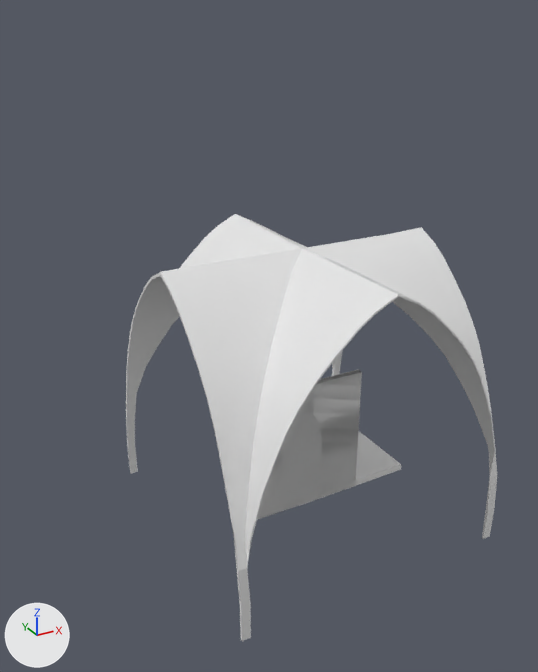
A saved change to the Blender file Assests/Scenes/GothidChurch.blend.
The view is the same before and after, from a camera (50 mm lens) standing at (-9.8, -16.0, 13.8) and looking at (0.5, 2.7, 4.4). The lights are fixed; the arrows at lower left show +X, +Y and +Z.

In view in the first picture: 'Church Floor 4x4x0.2', 'Church Vault 8x8', 'Church Wall 4x4x0.2', 'Church Window 4x4x0.2'.
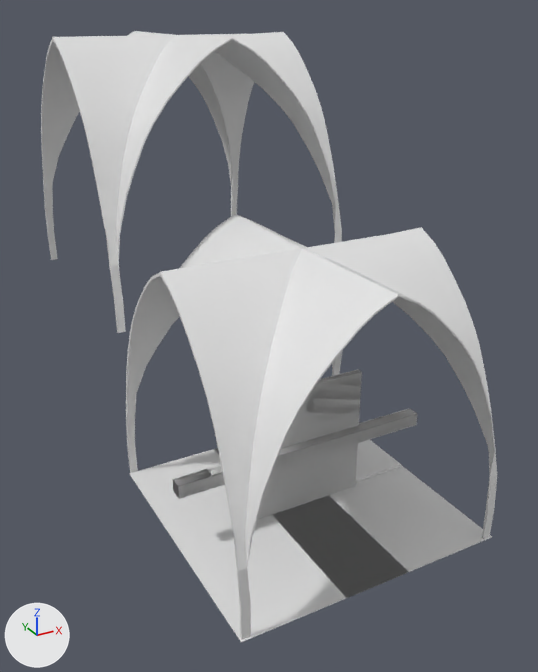
Commit message: Making Linked Blender Files into Proxy. Have issues with church vault.

What differs and where, as boxes [x1, y1, x2, y2] in the pictures (538 x 672 px):
'Church Vault 8x8_proxy', added
    after: [41, 31, 342, 333]
'Church Floor 4x4x0.2_proxy', added
    after: [129, 449, 492, 642]
'Church Floor 2x4x0.2_proxy', added
    after: [214, 448, 408, 598]
'Church Front Door 4x4x0.2_proxy', added
    after: [173, 409, 417, 499]
'Church Corner 1x4x0.2_proxy', added
    after: [294, 503, 386, 588]
'Church Window 4x4x0.2_proxy', added
    after: [173, 409, 417, 498]
'Church Floor 2x2x0.2_proxy', added
    after: [272, 495, 345, 531]
'Church Window 4x4x0.2', unchanged, covered by the edit
    before: [257, 369, 362, 519]
    after: [258, 370, 362, 518]

Diff of the bpy script that builds the scene:
```diff
--- a/Assests/Scenes/GothidChurch.blend.py
+++ b/Assests/Scenes/GothidChurch.blend.py
@@ ob_church_corner_1x4x0_2_proxy @@
+ob_church_corner_1x4x0_2_proxy = bpy.data.objects.new('Church Corner 1x4x0.2_proxy', me_cube_015)  # a box spanning x -1.0..1.0, y -1.0..1.0, z -1.0..1.0; in mat_material_015 (white #e7e7e7)
+ob_church_corner_1x4x0_2_proxy.location = (0.0, 0.0, 0.0)
+ob_church_corner_1x4x0_2_proxy.scale = (0.25, 4.0, 0.01)
@@ ob_church_floor_2x2x0_2_proxy @@
+ob_church_floor_2x2x0_2_proxy = bpy.data.objects.new('Church Floor 2x2x0.2_proxy', me_cube_014)  # a box spanning x -1.0..1.0, y -1.0..1.0, z -1.0..1.0; in mat_material_014 (white #e7e7e7)
+ob_church_floor_2x2x0_2_proxy.location = (0.0, 0.0, 0.0)
+ob_church_floor_2x2x0_2_proxy.scale = (1.0, 1.0, 0.01)
@@ ob_church_floor_2x4x0_2_proxy @@
+ob_church_floor_2x4x0_2_proxy = bpy.data.objects.new('Church Floor 2x4x0.2_proxy', me_cube_013)  # a box spanning x -1.0..1.0, y -1.0..1.0, z -1.0..1.0; in mat_material_013 (white #e7e7e7)
+ob_church_floor_2x4x0_2_proxy.location = (0.0, 0.0, 0.0)
+ob_church_floor_2x4x0_2_proxy.scale = (1.0, 4.0, 0.01)
@@ ob_church_floor_4x4x0_2_proxy @@
+ob_church_floor_4x4x0_2_proxy = bpy.data.objects.new('Church Floor 4x4x0.2_proxy', me_cube_012)  # a box spanning x -1.0..1.0, y -1.0..1.0, z -1.0..1.0; in mat_material_012 (white #e7e7e7)
+ob_church_floor_4x4x0_2_proxy.location = (0.0, 0.0, 0.0)
+ob_church_floor_4x4x0_2_proxy.scale = (4.0, 4.0, 0.01)
@@ ob_church_front_door_4x4x0_2_proxy @@
+ob_church_front_door_4x4x0_2_proxy = bpy.data.objects.new('Church Front Door 4x4x0.2_proxy', me_cube_011)  # a box spanning x -1.0..1.0, y -1.0..1.0, z -1.0..1.0; in mat_material_011 (white #e7e7e7)
+ob_church_front_door_4x4x0_2_proxy.location = (0.0, -0.2, 2.01)
+ob_church_front_door_4x4x0_2_proxy.rotation_euler = (-3.142, 0.0, 0.0)  # degrees (-180, 0, 0)
+ob_church_front_door_4x4x0_2_proxy.scale = (4.0, 0.2, 0.2)
@@ ob_church_vault_8x8_proxy @@
+ob_church_vault_8x8_proxy = bpy.data.objects.new('Church Vault 8x8_proxy', me_cube_010)  # 274 vertices, 276 faces; spans x -3.98..3.98, y -4.03..3.98, z -5.01..3.09; in mat_material_010 (white #e7e7e7)
+ob_church_vault_8x8_proxy.location = (0.0, 8.04, 9.94)
@@ ob_church_window_4x4x0_2_proxy @@
+ob_church_window_4x4x0_2_proxy = bpy.data.objects.new('Church Window 4x4x0.2_proxy', me_cube)  # 214 vertices, 214 faces; spans x -1.0..1.0, y -1.0..1.0, z -1.0..1.0; in mat_material (white #e7e7e7)
+ob_church_window_4x4x0_2_proxy.location = (0.0, -0.2, 2.01)
+ob_church_window_4x4x0_2_proxy.rotation_euler = (-3.142, 0.0, 0.0)  # degrees (-180, 0, 0)
+ob_church_window_4x4x0_2_proxy.scale = (4.0, 0.2, 0.2)
```
